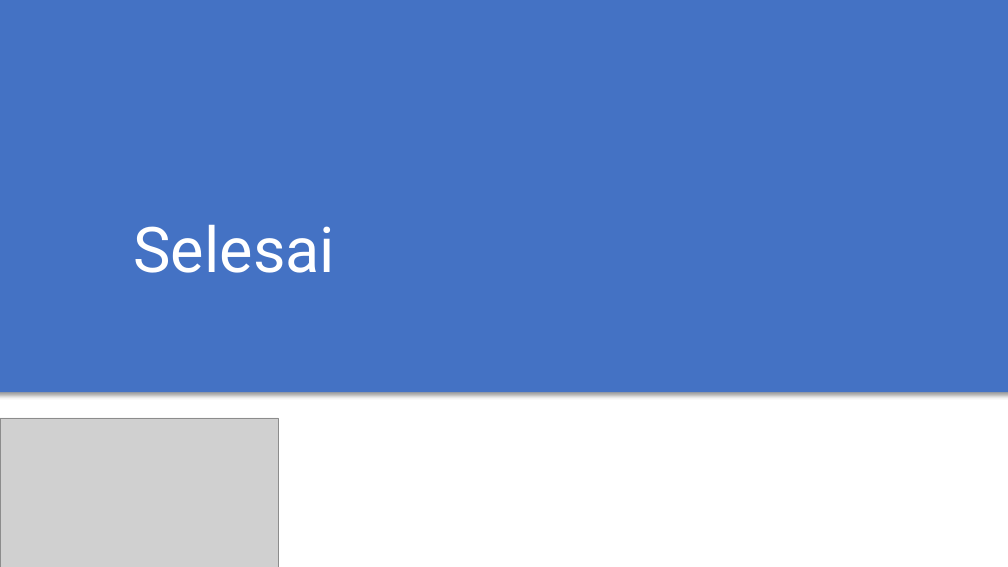
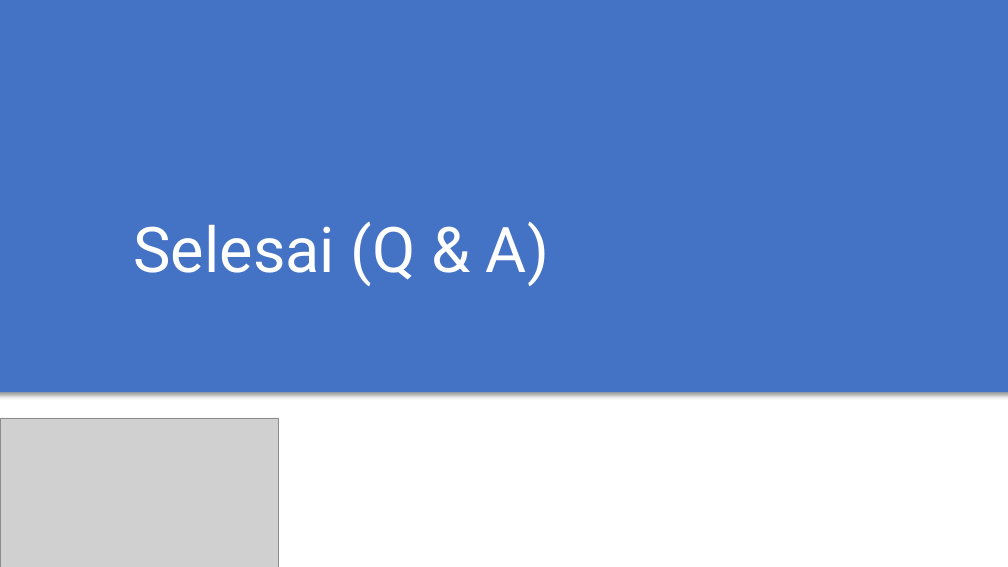
Before and after one commit to adasoraninda/slide-TA, a slide deck: slide 9 of presentasi-TA.pptx. Drawn at 1008x567 pixels with LibreOffice and Linux fonts; fonts in the diff are those of the drawing; grey boxes stand for pictures. Boxes give left, top, right and bottom in pixels: in the first picture for what was removed or moved away, otherwise in the second. Text is boxed around its words. In the diff, an @@ line names an element or a change of style, - is before the commit and + after.

```diff
--- a/presentasi-TA.pptx
+++ b/presentasi-TA.pptx
@@ title at (x1=134, y1=221, x2=549, y2=286): text changed @@
-Selesai
+Selesai (Q & A)
```
Also in this commit, not shown: 5 other slides changed, 2 slides added, 2 slides removed.
